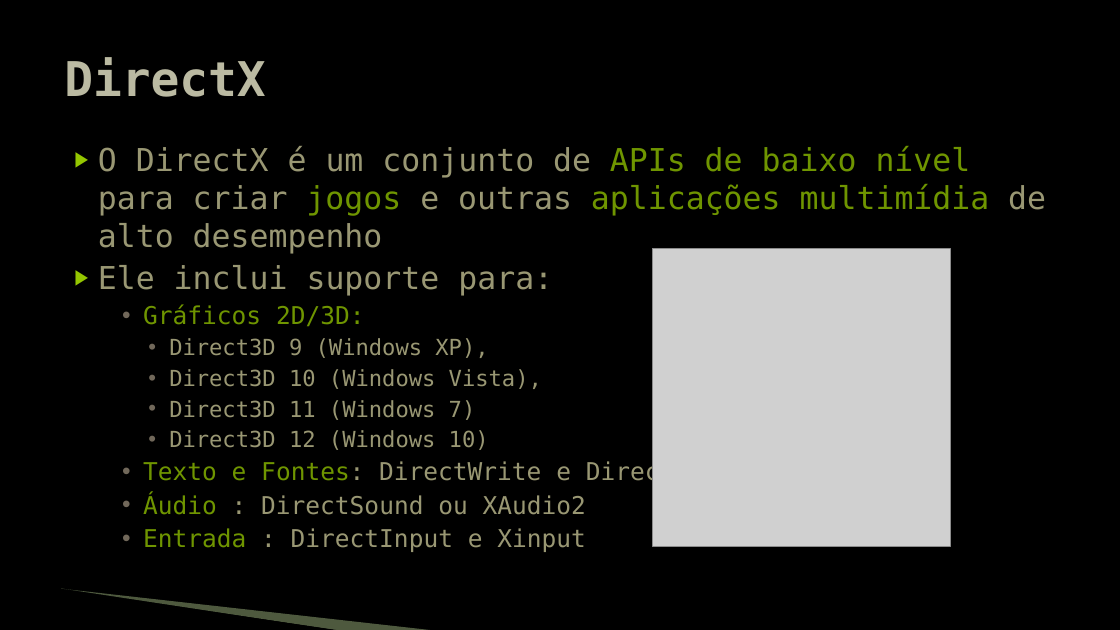
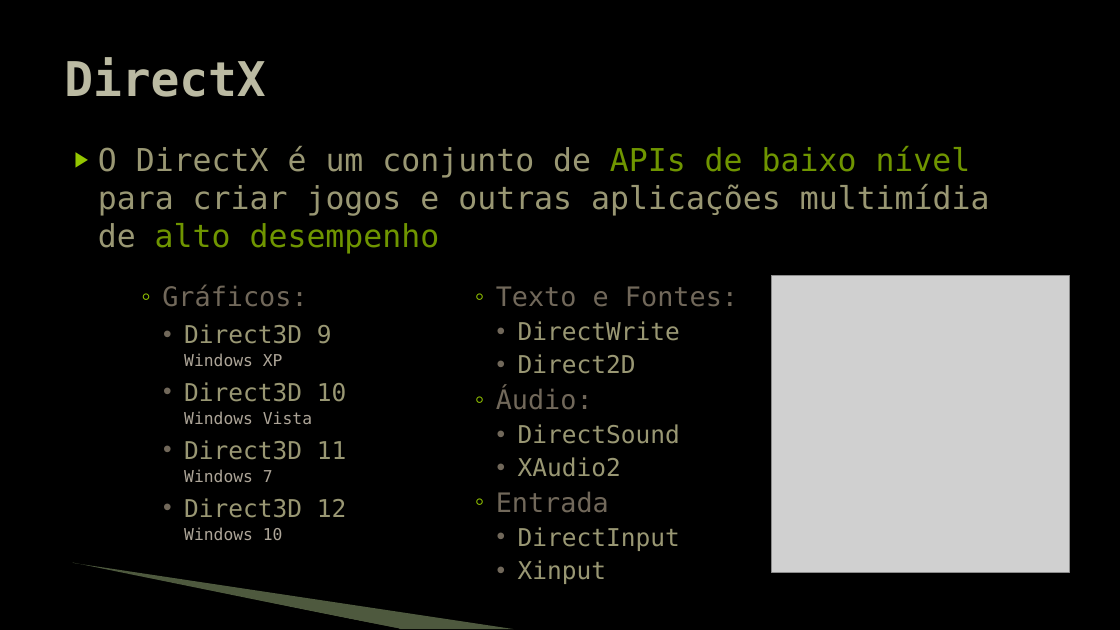
Before and after one commit to JudsonSS/Jogos, a slide deck: slide 3 of Slides/06. Direct3D.pptx. Drawn at 1120x630 pixels with LibreOffice and Linux fonts; fonts in the diff are those of the drawing; grey boxes stand for pictures; background and template pictures are left out. Boxes give left, top, right and bottom in pixels: in the first picture for what was removed or moved away, otherwise in the second. Text is boxed around its words. In the diff, an @@ line names an element or a change of style, - is before the commit and + after.

```diff
--- a/Slides/06. Direct3D.pptx
+++ b/Slides/06. Direct3D.pptx
@@ text "O DirectX é um conjunto ..." at (98, 146, 990, 254): text colour #6F9400 to #999773 in "jogos aplicações multimídia"; text colour #999773 to #6F9400 in "alto desempenho" @@
@@ text at (98, 265, 704, 552): paragraphs removed @@
-▶ Ele inclui suporte para:
-    • Gráficos 2D/3D:
-      • Direct3D 9 (Windows XP),
-      • Direct3D 10 (Windows Vista),
-      • Direct3D 11 (Windows 7)
-      • Direct3D 12 (Windows 10)
-    • Texto e Fontes: DirectWrite e Direct2D
-    • Áudio : DirectSound ou XAudio2
-    • Entrada : DirectInput e Xinput
@@ text added at (162, 285, 347, 540), 21 pt, text #999773 @@
+  ◦ Gráficos:
+    • Direct3D 9
+      Windows XP
+    • Direct3D 10
+      Windows Vista
+    • Direct3D 11
+      Windows 7
+    • Direct3D 12
+      Windows 10
@@ text added at (496, 286, 738, 584), 21 pt, text #999773 @@
+  ◦ Texto e Fontes:
+    • DirectWrite
+    • Direct2D
+  ◦ Áudio:
+    • DirectSound
+    • XAudio2
+  ◦ Entrada
+    • DirectInput
+    • Xinput
@@ picture: place and size @@
-picture at (653, 249, 950, 546)
+picture at (772, 275, 1070, 572)
@@ freeform shape: place and size @@
-freeform shape at (60, 590, 340, 630)
+freeform shape at (71, 565, 400, 629)
@@ freeform shape: place and size @@
-freeform shape at (61, 589, 437, 630)
+freeform shape at (73, 563, 514, 629)
```
Also in this commit, not shown: 23 other slides changed, 3 slides removed.
